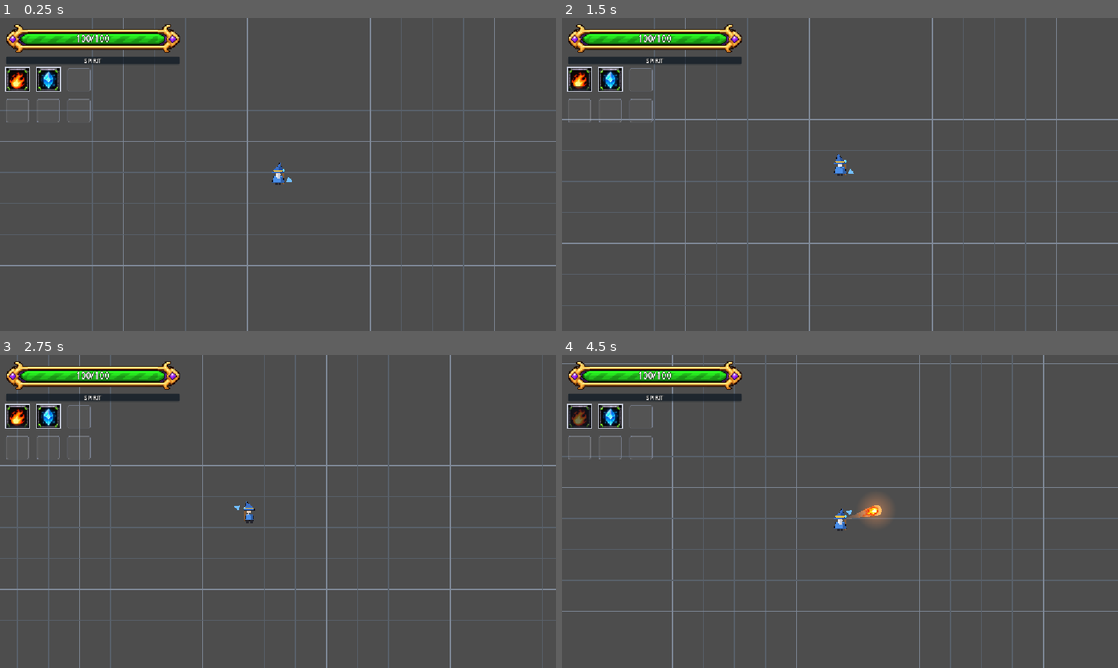
Above: before the commit, frames 1-4 (two rows, left to right).
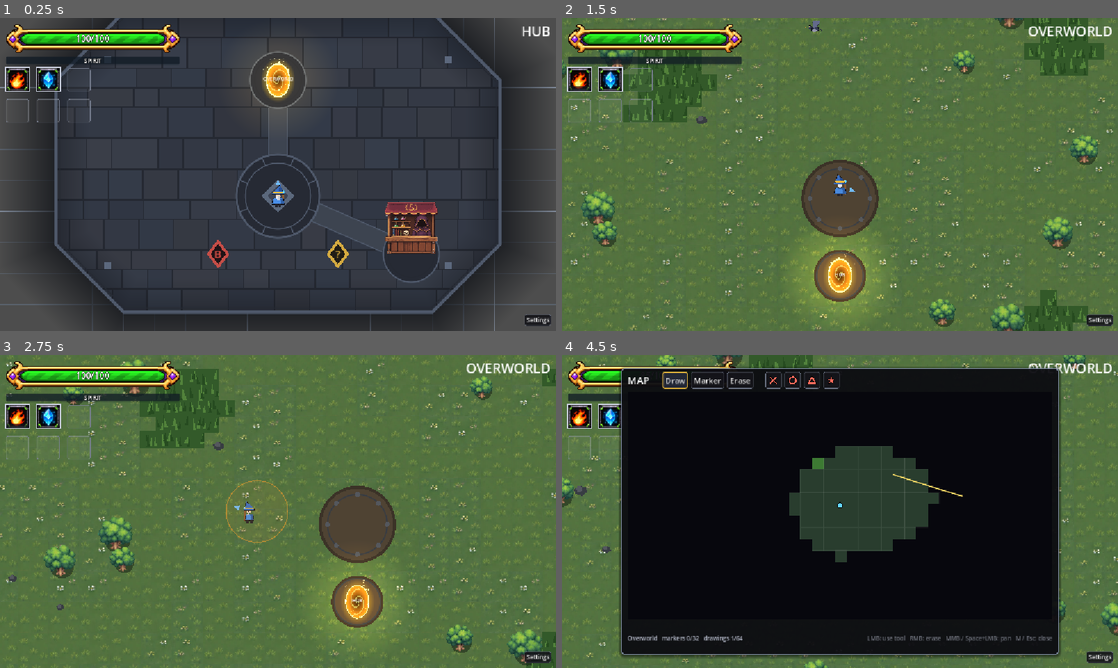
Above: after the commit, the same moments.

Repository: BestestGameStudio/gangU
Game: Godot game, scene res://game/core/main.tscn
The game is run twice, just before and just after one commit, with the same random seed, the same clock (stepped at 60 frames per second) and the same inputs. Sound files missing from this copy of the repository are replaced by a short silence.
Inputs (mouse positions are in pixels of both pictures, inside the frame that each line leads up to):
- Up to frame 1 (0.25 s): no input
- Up to frame 2 (1.5 s): tap Enter at 0.5 s; move the mouse to (812, 237) at 0.52 s; hold W (move_up) 0.53-1.25 s; hold Space (cast) 0.53-1.25 s; click (812, 237) at 0.67 s; drag from (1006, 221) to (812, 237) at 1.27 s
- Up to frame 3 (2.75 s): move the mouse to (111, 464) at 2.02 s; hold A (move_left) from 2.03 s (still down); tap H (heal) at 2.1 s
- Up to frame 4 (4.5 s): release A (move_left) at 2.75 s; drag from (867, 511) to (673, 464) at 2.77 s; move the mouse to (756, 433) at 3.52 s; hold S (move_down) 3.53-4.25 s; tap C (use_consumable, bound only after the commit) at 3.6 s; tap M (world_map, bound only after the commit) at 4.15 s; drag from (962, 495) to (756, 433) at 4.27 s

The runs differ from the first frame. In frame 1, 60% of the frame differs, in the area x 0-100%, y 0-100%; in frame 2, 96%; in frame 3, 96%; in frame 4, 97%.
Error before the commit: Parse Error: Cannot infer the type of "region" variable because the value doesn't have a set type. (res://game/core/travel_service.gd:52)

Commit message:
Wire physical run-retained overworld foundation (Refs #548, draft)
Added region handling and overworld management functionality.

Diff:
--- a/game/core/area_loader.gd
+++ b/game/core/area_loader.gd
@@ -24,6 +24,22 @@
 var travel: TravelService = null
 
 var current_area: Node = null
+var _run_overworld: Node2D
+var regions: Array[OverworldRegion] = []
+var _parked_collisions: Dictionary = {}
+var activation: RegionActivation
+
+func region_for(id: StringName) -> OverworldRegion:
+	for region in regions:
+		if region.encounter_id == id:
+			return region
+	return null
+
+func region_at(world: Vector2) -> OverworldRegion:
+	for region in regions:
+		if region.contains(world):
+			return region
+	return null
 
 ## (#350) Type of the gate the current dungeon was entered through, or -1 when
 ## the area was not entered through a gate (hub, direct _swap fixtures). Since
@@ -70,16 +86,24 @@
 
 ## #346: go straight to the overworld (same swap a hub TRAVEL gate makes).
 func enter_overworld() -> void:
-	_swap((load(OVERWORLD_SCENE) as PackedScene).instantiate())
+	if is_instance_valid(_run_overworld):
+		_swap(_run_overworld)
+	else:
+		_swap((load(OVERWORLD_SCENE) as PackedScene).instantiate())
 
 func _on_gate_entered(gate: Gate) -> void:
+	if gate.target_path == FastTravelRoutes.HUB_SCENE and has_active_encounter():
+		return
 	print("gate entered: ", Gate.GateType.keys()[gate.gate_type], " -> ", gate.target_dungeon.resource_path if gate.target_dungeon else gate.target_path)
 	_entry_gate_type = gate.gate_type
 	var target := gate.target_scene()
 	if target == null:
 		push_warning("Gate %s has no target scene" % gate.name)
 		return
-	_swap.call_deferred(target.instantiate())
+	if target.resource_path == OVERWORLD_SCENE:
+		enter_overworld.call_deferred()
+	else:
+		_swap.call_deferred(target.instantiate())
 
 ## #400: close the just-mounted area's gates to dungeons still inside their
 ## post-clear cooldown. Keyed by the gate's target scene like _dungeon_sites,
@@ -118,11 +142,27 @@
 	return def != null and def.red_by_default
 
 func _swap(area: Node) -> void:
+	if current_area == area:
+		return
 	if current_area:
-		main_host.remove_child(current_area)
-		current_area.queue_free()
+		if current_area == _run_overworld:
+			# Keep nodes in-tree: removing an active encounter from the tree
+			# would abort it. Hub travel is refused while an encounter runs.
+			_set_overworld_collisions(false)
+			_run_overworld.hide()
+			_run_overworld.process_mode = Node.PROCESS_MODE_DISABLED
+		else:
+			main_host.remove_child(current_area)
+			current_area.queue_free()
 	current_area = area
-	main_host.add_child(current_area)
+	var first_mount := current_area.get_parent() == null
+	if first_mount:
+		main_host.add_child(current_area)
+	if current_area.scene_file_path == OVERWORLD_SCENE:
+		_run_overworld = current_area as Node2D
+		_set_overworld_collisions(true)
+		_run_overworld.show()
+		_run_overworld.process_mode = Node.PROCESS_MODE_INHERIT
 	if music:
 		# #359: the boss theme never outlives its dungeon; #471: a fresh loop
 		# on every dungeon entry, silence in the hub/overworld; #487: the
@@ -143,13 +183,18 @@
 		if not sites.is_empty():
 			world_map.set_sites(current_area.name, sites) # #366
 		world_map.set_area(current_area.name, current_area.get_node_or_null("Terrain") as TerrainMap)
-	_mount_area_spawns(current_area)
-	_mount_entrance_guards(current_area)
-	_mount_location_triggers(current_area)
-	_mount_objective(current_area)
-	_mount_exit_portal(current_area)
-	_mount_revive_item(current_area)
-	_mount_dungeon_modifiers(current_area)
+	if first_mount:
+		_mount_area_spawns(current_area)
+		if current_area.scene_file_path == OVERWORLD_SCENE:
+			_mount_regions(current_area)
+		_mount_entrance_guards(current_area)
+		_mount_location_triggers(current_area)
+		_mount_objective(current_area)
+		_mount_exit_portal(current_area)
+		_mount_revive_item(current_area)
+		_mount_dungeon_modifiers(current_area)
+	if current_area == _run_overworld and activation != null:
+		activation.update_now()
 	if travel:
 		travel.refresh()
 
@@ -245,8 +290,27 @@
 			continue
 		if guards.dungeon_id != &"" and cleared_dungeons.has(guards.dungeon_id):
 			continue
-		entries.append_array(guards.entries)
-		player_path = guards.player_path
+		var id := guards.dungeon_id if guards.dungeon_id != &"" else &"generated"
+		var region := region_for(id)
+		if region != null:
+			var local_entries: Array[SpawnEntry] = []
+			var delta := Vector2.ZERO
+			for entry in guards.entries:
+				var copy := entry.duplicate() as SpawnEntry
+				copy.position = region.layout.to_local((area as Node2D).to_global(entry.position + delta))
+				copy.route = PackedVector2Array()
+				for at in entry.route:
+					copy.route.append(region.layout.to_local((area as Node2D).to_global(at + delta)))
+				local_entries.append(copy)
+			var local_spawner := EnemySpawner.new()
+			local_spawner.name = "ApproachSpawner"
+			region.layout.add_child(local_spawner)
+			local_spawner.setup(local_entries, NodePath("../" + String(region.layout.get_path_to(player))), region.terrain, region.layout)
+			local_spawner.spawn_initial()
+			region.set_active(region.active)
+		else:
+			entries.append_array(guards.entries)
+			player_path = guards.player_path
 	# #373: overworld-wide migrants belong to no entrance, so a cleared
 	# dungeon (#348) never suppresses them; they mount through the same spawner.
 	var roamers := area.get_node_or_null("Roamers") as AreaSpawnData
@@ -463,19 +527,14 @@
 ## Shared by the #349 Hub shortcut and #366 map travel: mount `path` with the
 ## run's gate offering / authored boss semantics for `dungeon_id`.
 func _enter_dungeon(dungeon_id: StringName, path: String) -> void:
-	var target := load(path) as PackedScene
-	if target == null:
-		return
-	## Reuse the current run's gate offering and authored boss semantics.
-	var authored := Gate.GateType.RED if dungeon_id == &"dungeon_b" else Gate.GateType.NORMAL
-	var gate_name: StringName = &"GateRed" if dungeon_id == &"dungeon_b" else &"GateNormal"
-	if dungeon_id in [&"dungeon_a", &"dungeon_b"]:
-		_entry_gate_type = offering_type_for(gate_name, authored, preload("res://data/gate_offering.tres"))
-	elif dungeon_id == &"dungeon_e" or dungeon_id == &"dungeon_maze":
-		_entry_gate_type = Gate.GateType.NORMAL # Preserve authored defense gate; no offering roll.
-	else:
-		_entry_gate_type = Gate.GateType.BOSS
-	_swap(target.instantiate())
+	if path == "" or not FastTravelRoutes.DUNGEONS.has(dungeon_id):
+		return
+	enter_overworld()
+	var region := region_for(dungeon_id)
+	if region != null and player != null:
+		player.global_position = region.arrival
+		activation.update_now()
+
 
 
 ## #366 map travel. The map marks every dungeon cleared this run at its
@@ -492,6 +551,9 @@
 ## (clearing implies discovery); run-scoped like cleared_dungeons/WorldMap.
 func _dungeon_sites(area: Node) -> Dictionary:
 	var sites := {}
+	for region in regions:
+		if area.is_ancestor_of(region) and FastTravelRoutes.DUNGEONS.has(region.encounter_id):
+			sites[region.encounter_id] = region.entry
 	for g: Gate in get_tree().get_nodes_in_group("gates"):
 		if not area.is_ancestor_of(g):
 			continue
@@ -502,3 +564,56 @@
 		if id != &"":
 			sites[id] = g.global_position
 	return sites
+
+## Folded region lifetime equals the run. All initial enemy carriers go
+## through EnemySpawner, exactly once, with explicit persistent Player paths.
+func _mount_regions(area: Node) -> void:
+	var shared := area.get_node("Terrain") as TerrainMap
+	for child in area.get_children():
+		var region := child as OverworldRegion
+		if region == null:
+			continue
+		region.mount(shared)
+		regions.append(region)
+		var data := region.layout.get_node_or_null("SpawnData") as AreaSpawnData
+		if data != null:
+			var spawner := EnemySpawner.new()
+			spawner.name = "EnemySpawner"
+			region.layout.add_child(spawner)
+			var path := NodePath("../" + String(region.layout.get_path_to(player)))
+			spawner.setup(data.entries, path, shared, region.layout)
+			spawner.spawn_initial()
+		_mount_revive_item(region.layout)
+		region.set_active(false)
+	var ground := area.get_node_or_null("Ground") as OverworldGround
+	if ground != null:
+		ground.reserve_regions(regions)
+	activation = RegionActivation.new()
+	activation.name = "RegionActivation"
+	activation.player = player
+	activation.regions = regions
+	area.add_child(activation)
+	if world_map:
+		world_map.set_sites(area.name, _dungeon_sites(area))
+
+func has_active_encounter() -> bool:
+	for region in regions:
+		if region.keep_active():
+			return true
+	return false
+
+func _set_overworld_collisions(enabled: bool) -> void:
+	if not is_instance_valid(_run_overworld):
+		return
+	for n in _run_overworld.find_children("*", "CollisionObject2D", true, false):
+		var body := n as CollisionObject2D
+		if not enabled:
+			_parked_collisions[body.get_instance_id()] = [body.collision_layer, body.collision_mask]
+			body.collision_layer = 0
+			body.collision_mask = 0
+		elif _parked_collisions.has(body.get_instance_id()):
+			var state: Array = _parked_collisions[body.get_instance_id()]
+			body.collision_layer = state[0]
+			body.collision_mask = state[1]
+	if enabled:
+		_parked_collisions.clear()
